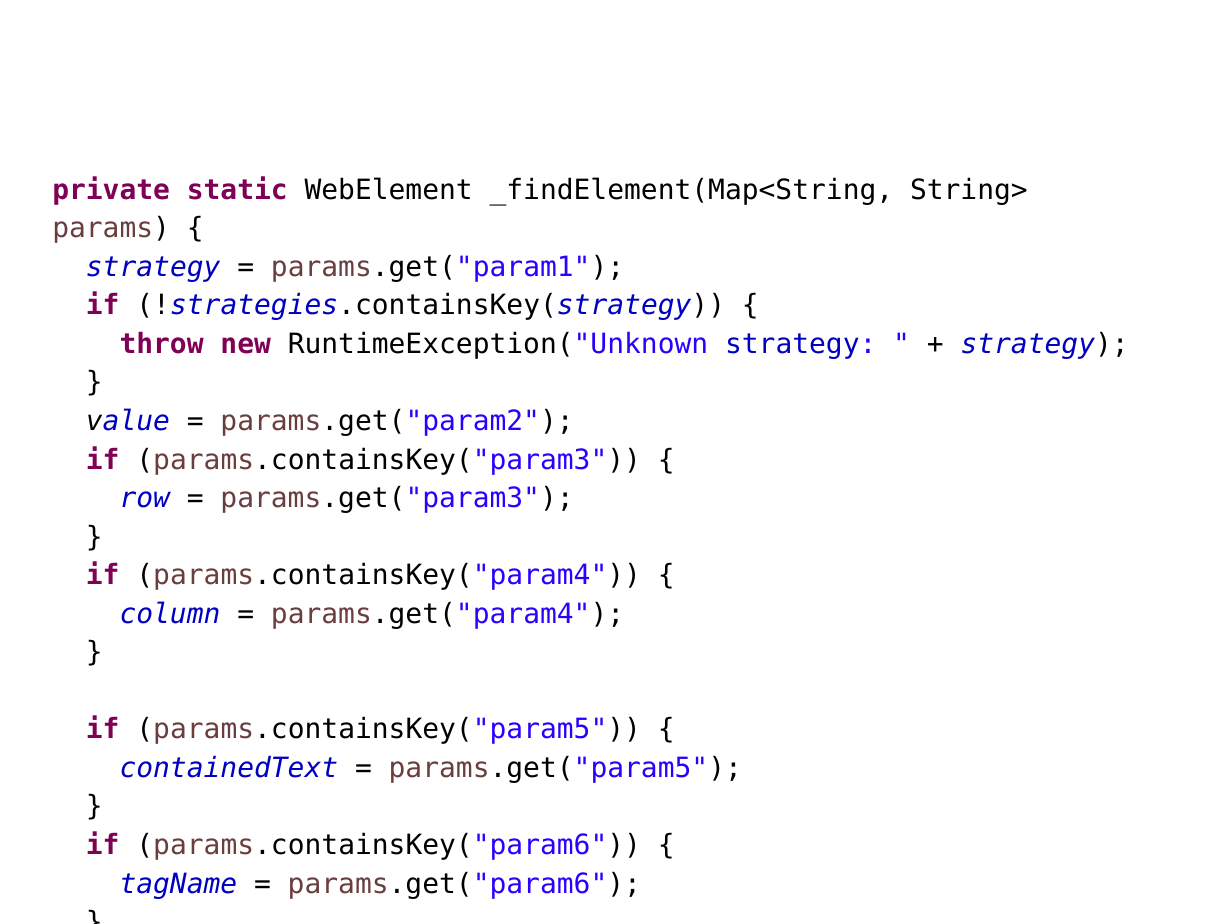
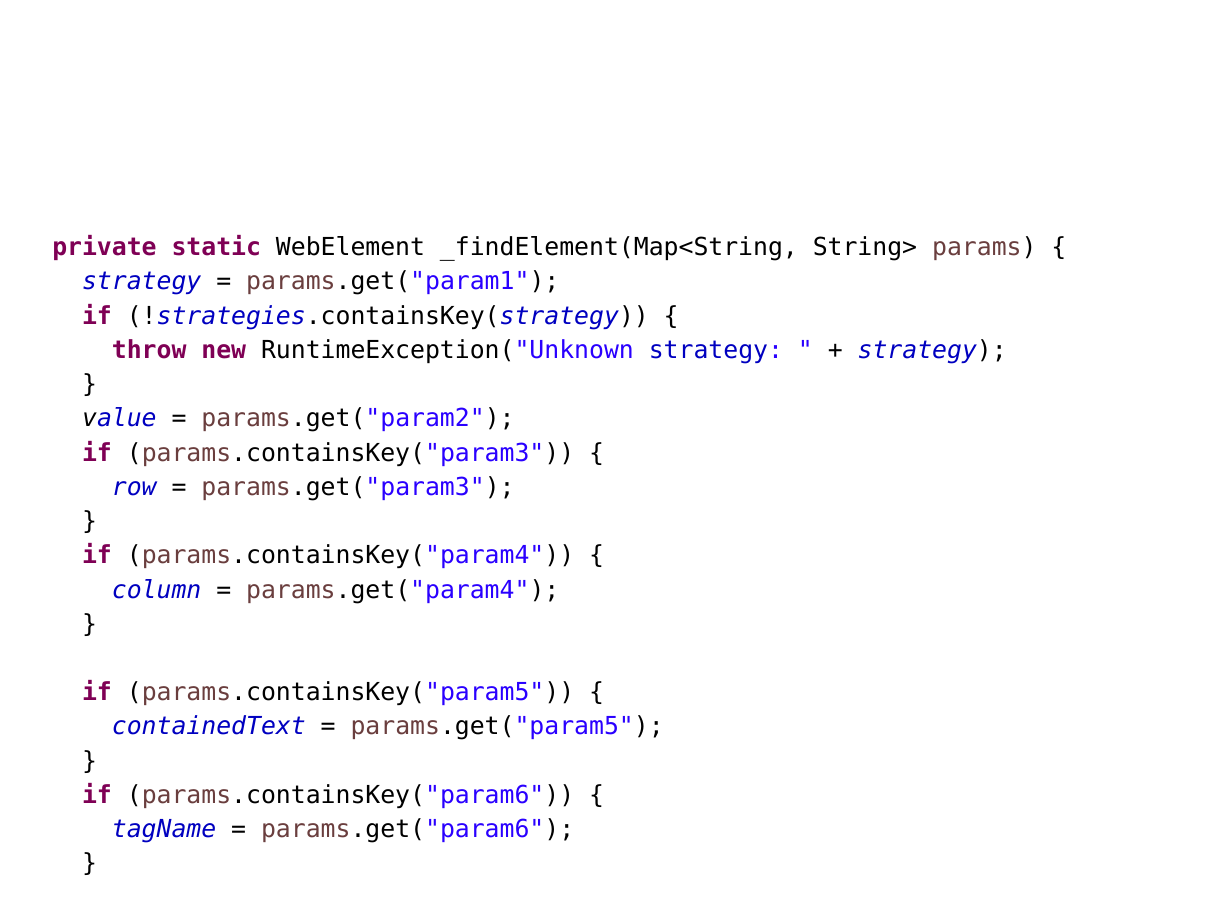
Before and after one commit to sergueik/SKDF, a slide deck: slide 18 of SKDF.odp (slide 13 before the commit). Drawn at 1232x924 pixels with LibreOffice and Linux fonts; fonts in the diff are those of the drawing; background and template pictures are left out. Boxes give left, top, right and bottom in pixels: in the first picture for what was removed or moved away, otherwise in the second. Text is boxed around its words. In the diff, an @@ line names an element or a change of style, - is before the commit and + after.

```diff
--- a/SKDF.odp
+++ b/SKDF.odp
@@ text "private static WebElement _findElement(Map<String, String> ...": place and size @@
-text "private static WebElement _findElement(Map<String, String> ..." at <box>52,176,1129,898</box>
+text "private static WebElement _findElement(Map<String, String> ..." at <box>52,235,1036,843</box>
@@ text "private static WebElement _findElement(Map<String, String> ..." at <box>52,235,1036,843</box>: size 18 to 16 pt @@
```
Also in this commit, not shown: 9 other slides changed, 6 slides added, 1 other file.
